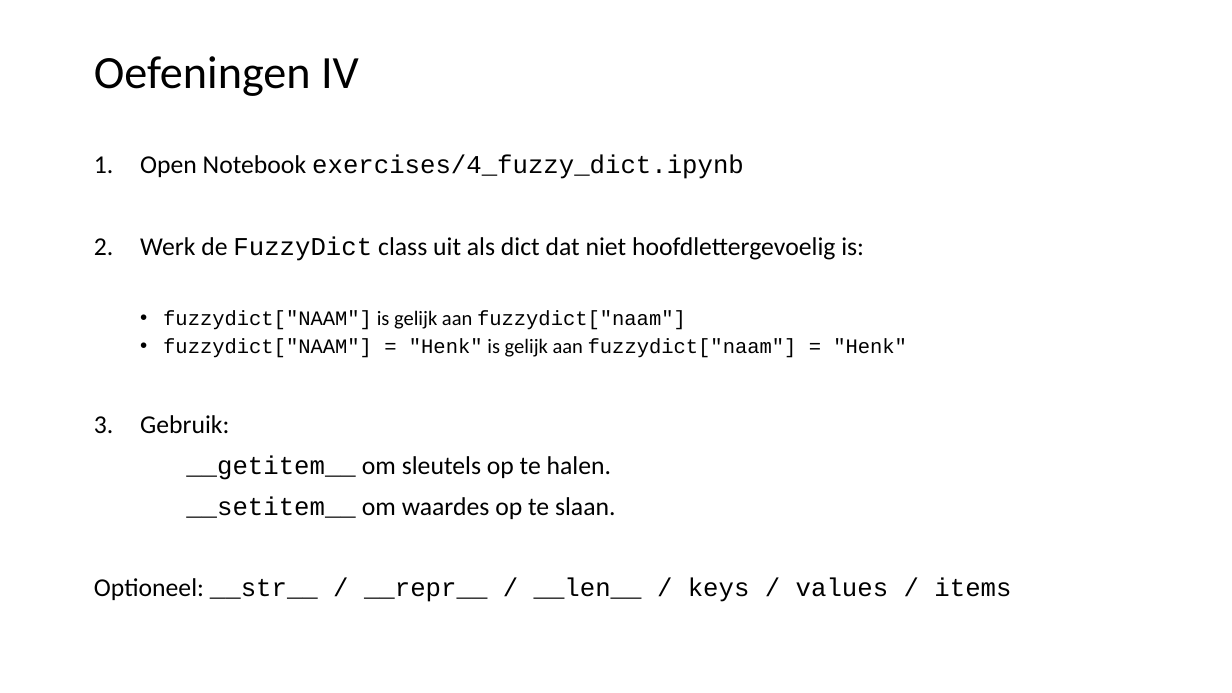
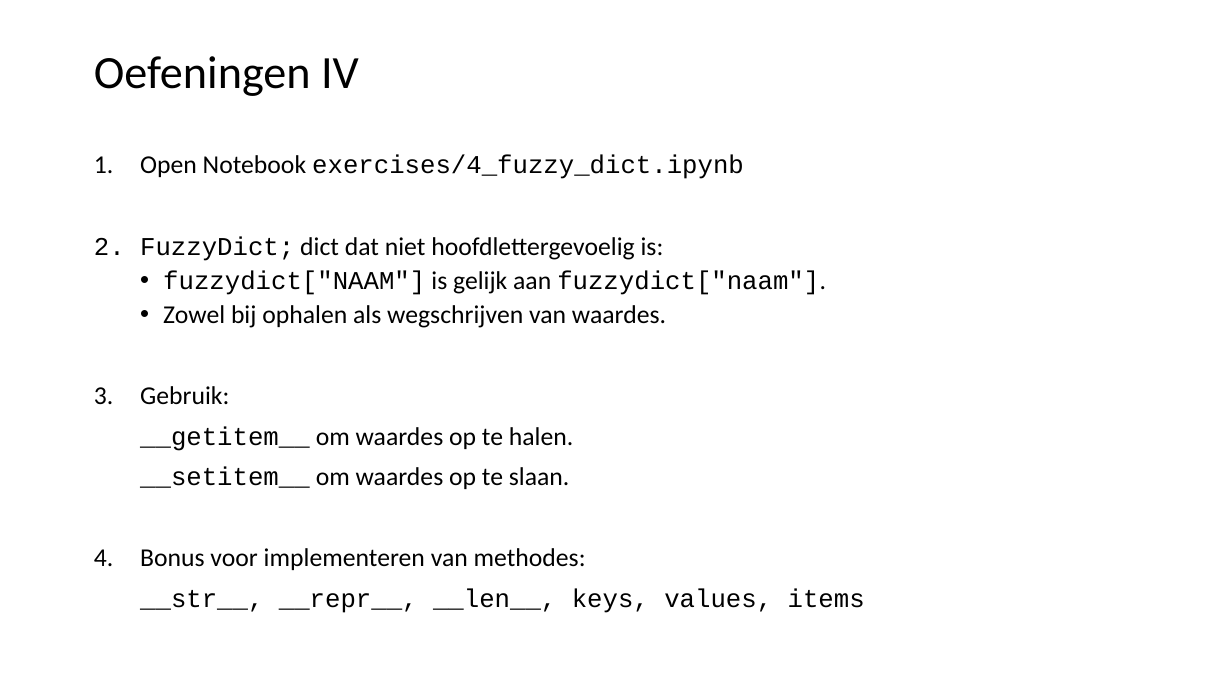
Before and after one commit to LFKoning/knowledge-sharing, a slide deck: slide 56 of python_trainees/1_basics_classes/python_traineeship_1.pptx (slide 50 before the commit). Drawn at 1232x693 pixels with LibreOffice and Linux fonts; fonts in the diff are those of the drawing. Boxes give left, top, right and bottom in pixels: in the first picture for what was removed or moved away, otherwise in the second. Text is boxed around its words. In the diff, an @@ line names an element or a change of style, - is before the commit and + after.

```diff
--- a/python_trainees/1_basics_classes/python_traineeship_1.pptx
+++ b/python_trainees/1_basics_classes/python_traineeship_1.pptx
@@ text at (140,236,826,328): text changed; size 16 to 20 pt; font Courier New to Calibri @@
-2. Werk de FuzzyDict class uit als dict dat niet hoofdlettergevoelig is:
-  • fuzzydict["NAAM"] is gelijk aan fuzzydict["naam"]
-  • fuzzydict["NAAM"] = "Henk" is gelijk aan fuzzydict["naam"] = "Henk"
+2. FuzzyDict; dict dat niet hoofdlettergevoelig is:
+  • fuzzydict["NAAM"] is gelijk aan fuzzydict["naam"].
+  • Zowel bij ophalen als wegschrijven van waardes.
@@ text at (140,426,573,451): text changed @@
-__getitem__ om sleutels op te halen.
+__getitem__ om waardes op te halen.
@@ text at (140,548,865,613): text changed @@
-Optioneel: __str__ / __repr__ / __len__ / keys / values / items
+4. Bonus voor implementeren van methodes:
+__str__, __repr__, __len__, keys, values, items
```
Also in this commit, not shown: 29 other slides changed, 11 slides added, 4 slides removed, 14 other files.
